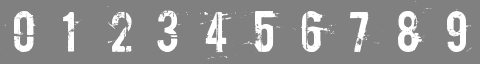
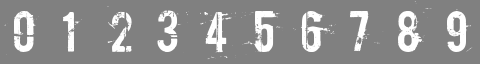
Before/after of a 480px x 64px layered artwork. What changed in the layer stack:
painted on "Layer 2" over [349, 11, 370, 53]
